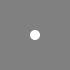
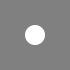
Revision of a layered 70×70 image; what changed, layer by layer:
showed "2", painted on it over [25, 25, 45, 45]
hid "1" over [30, 30, 40, 40]
